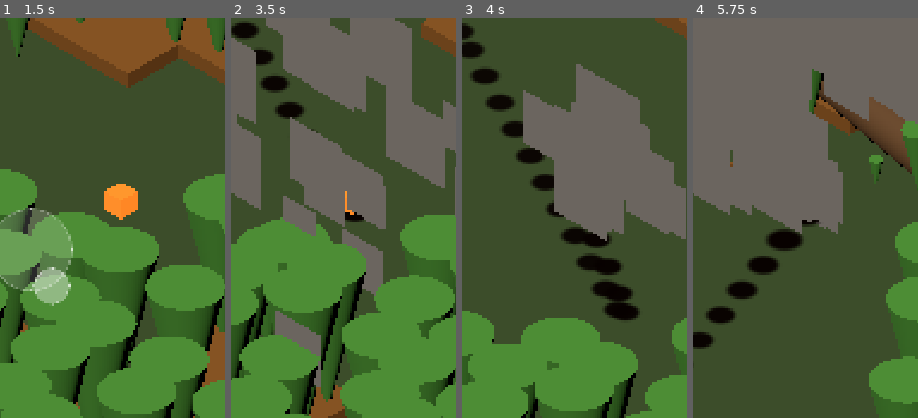
Above: before the commit, frames 1-4 (left to right).
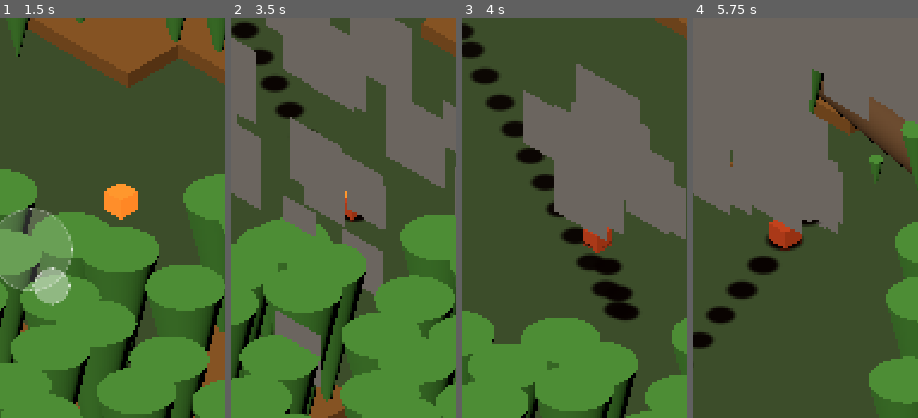
Above: after the commit, the same moments.

Repository: kevindunn766/ai-game-studio
Game: Godot game, scene res://scenes/Main.tscn
Same seed, same stepped clock (60 frames per second), same inputs: the game is played once before the commit and once after it.
Inputs (mouse positions are % of the whole screen's width and height, from its top left):
- Up to frame 1 (1.5 s): move the mouse to (72, 45) at 0.52 s; click (72, 45) at 0.67 s; tap Enter at 1.25 s; drag from (30, 55) to (45, 70) at 1.27 s
- Up to frame 2 (3.5 s): move the mouse to (60, 28) at 2.02 s; click (60, 28) at 2.17 s; drag from (45, 70) to (20, 35) at 2.77 s
- Up to frame 3 (4 s): move the mouse to (80, 65) at 3.52 s; click (80, 65) at 3.67 s
- Up to frame 4 (5.75 s): drag from (20, 35) to (35, 25) at 4.27 s; move the mouse to (55, 50) at 5.02 s; click (55, 50) at 5.17 s
The pictures show only the part of the screen within x 23-73%, y 26-76%; the shares and areas given below are measured in that part.

Frame 1 is identical in both runs. In frame 2, 0.1% of the frame differs, in the area x 50-56%, y 45-51%; in frame 3, 0.5%; in frame 4, 0.7%, in the area x 33-49%, y 50-59%.

Commit message:
Kindling: clean design brief of AI commentary; build Milestone 4 locomotion
kindling-design-brief.md is restored to Kevin's own words only -- all
implementation status/notes now live exclusively in kindling-3d/DESIGN.md.

Milestone 4 (climb/leap/delayed-mass-follow) built: jumping onto a
still-standing Structure Fuel now arcs proportionally to its height
(climbing feel), and a new trailing Body node lags Flame's position via a
sampled history buffer for visible weight/stretch during fast arcs, mirroring
snake-3d's segment-follows-head technique. Headless-verified only, not yet
looked at in-editor.

Diff:
--- a/kindling-3d/scenes/Main.tscn
+++ b/kindling-3d/scenes/Main.tscn
@@ -22,6 +22,12 @@
 emission_enabled = true
 emission = Color(0.95, 0.4, 0.1, 1)
 emission_energy_multiplier = 1.2
+
+[sub_resource type="StandardMaterial3D" id="StandardMaterial3D_body"]
+albedo_color = Color(0.7, 0.22, 0.05, 1)
+emission_enabled = true
+emission = Color(0.7, 0.22, 0.05, 1)
+emission_energy_multiplier = 0.6
 
 [sub_resource type="CylinderMesh" id="CylinderMesh_trunk"]
 top_radius = 0.35
@@ -103,6 +109,13 @@
 mesh = SubResource("BoxMesh_debugcube")
 surface_material_override/0 = SubResource("StandardMaterial3D_debugcube")
 
+[node name="Body" type="Node3D" parent="Flame"]
+
+[node name="BodyMesh" type="MeshInstance3D" parent="Flame/Body"]
+transform = Transform3D(1, 0, 0, 0, 1, 0, 0, 0, 1, 0, 0.01, 0)
+mesh = SubResource("BoxMesh_debugcube")
+surface_material_override/0 = SubResource("StandardMaterial3D_body")
+
 [node name="MovementTrail" type="Node3D" parent="Flame"]
 script = ExtResource("6_trail")
 
--- a/kindling-3d/scripts/flame.gd
+++ b/kindling-3d/scripts/flame.gd
@@ -34,6 +34,25 @@
 @export var jump_fallback_base: float = 0.15
 @export var jump_fallback_growth: float = 1.0
 
+# Climb & leap (Milestone 4): jumping onto a still-standing StructureFuel
+# (shed wall, house, city block) arcs proportionally higher than a flat
+# fuel-to-fuel hop, reading as "crawling up the vertical surface" rather than
+# a uniform bounce, per the brief's Locomotion & Fire Physics section. Always
+# lands back at the target's own (ground-level) position -- a persistent
+# "stay attached to the wall" movement state is a real state machine this
+# grey-box pass doesn't build; see DESIGN.md's Milestone 4 notes.
+@export var climb_height_fraction: float = 0.5
+
+# Delayed mass-follow (Milestone 4): a second visual node trails the flame's
+# actual position by a short time delay, sampled from a recorded position
+# history -- same underlying idea as snake-3d's segment-follows-head, just
+# continuous instead of grid-discrete since Kindling free-roams. Gives the
+# fire body visible weight/stretch during fast repositioning (climb/leap
+# arcs especially), per the brief.
+@export var mass_follow_delay_seconds: float = 0.18
+@export var mass_follow_lerp_speed: float = 10.0
+@export var body_scale_fraction: float = 0.85
+
 # Brief-length invulnerability after a hazard hit so standing inside one
 # wandering hazard's contact radius (or overlapping several at once) doesn't
 # shred Growth Points every single physics tick -- one hit registers, then a
@@ -43,6 +62,8 @@
 @onready var mesh: Node3D = $Mesh
 @onready var ignite_area: Area3D = $IgniteArea
 @onready var ignite_shape: CollisionShape3D = $IgniteArea/IgniteShape
+@onready var body: Node3D = $Body
+@onready var body_mesh: MeshInstance3D = $Body/BodyMesh
 
 # Single source of truth for the flame's growth scale is GrowthController;
 # this is kept in sync via set_scale_factor() (called from grow_tick) so
@@ -59,6 +80,12 @@
 var _last_heading: Vector3 = Vector3.FORWARD
 var _is_jumping: bool = false
 var _jump_tween: Tween
+
+# Oldest-first list of {t: float (seconds, Time.get_ticks_msec()/1000.0),
+# pos: Vector3}. Trimmed to MASS_HISTORY_MAX_SECONDS -- generous enough to
+# always cover mass_follow_delay_seconds even during a slow long jump arc.
+var _position_history: Array[Dictionary] = []
+const MASS_HISTORY_MAX_SECONDS: float = 1.2
 
 # Structure Fuel's health only drains while contact is actively held (see
 # structure_fuel.gd::drain) -- tracked here rather than one-shot ignite()
@@ -107,6 +134,8 @@
 
 
 func _physics_process(delta: float) -> void:
+	_record_position_history()
+	_update_mass_follow(delta)
 	_drain_touching_structures(delta)
 	if _hit_invuln_timer > 0.0:
 		_hit_invuln_timer -= delta
@@ -131,6 +160,40 @@
 	return CameraController.target_size_for_scale(scale_factor) / view_crossing_seconds
 
 
+func _record_position_history() -> void:
+	var now: float = Time.get_ticks_msec() / 1000.0
+	_position_history.append({"t": now, "pos": position})
+	while _position_history.size() > 2 and now - (_position_history[0].t as float) > MASS_HISTORY_MAX_SECONDS:
+		_position_history.pop_front()
+
+
+func _update_mass_follow(delta: float) -> void:
+	if not body:
+		return
+	var now: float = Time.get_ticks_msec() / 1000.0
+	var target: Vector3 = sample_history(_position_history, now - mass_follow_delay_seconds) if not _position_history.is_empty() else position
+	body.global_position = body.global_position.lerp(target, clampf(delta * mass_follow_lerp_speed, 0.0, 1.0))
+
+
+# Pure/testable (no live scene tree needed): linearly interpolates a
+# recorded {t, pos} history buffer to the position Flame was at absolute
+# time `t`. Static so tests/test_flame_locomotion.gd can exercise it
+# directly, same convention as camera_controller.gd's target_size_for_scale.
+static func sample_history(history: Array[Dictionary], t: float) -> Vector3:
+	if history.is_empty():
+		return Vector3.ZERO
+	if t <= (history[0].t as float):
+		return history[0].pos
+	for i in range(history.size() - 1):
+		var a: Dictionary = history[i]
+		var b: Dictionary = history[i + 1]
+		if t >= (a.t as float) and t <= (b.t as float):
+			var span: float = (b.t as float) - (a.t as float)
+			var frac: float = (t - (a.t as float)) / span if span > 0.0001 else 0.0
+			return (a.pos as Vector3).lerp(b.pos as Vector3, frac)
+	return history[-1].pos
+
+
 # Draining happens every physics tick regardless of jump/movement state --
 # you can stand still (or mid-arc through a jump) and still be cooking a
 # Structure Fuel you're overlapping.
@@ -163,8 +226,10 @@
 	var target: Node3D = _find_jump_target(radius, heading)
 	var fallback_distance: float = jump_fallback_base + scale_factor * jump_fallback_growth
 	var target_pos: Vector3 = target.global_position if target else global_position + heading * fallback_distance
+	var target_height: float = (target as StructureFuel).height if target is StructureFuel else 0.0
+	var arc_height: float = climb_arc_height(jump_height, target_height, climb_height_fraction)
 	_is_jumping = true
-	_play_jump_arc(target_pos)
+	_play_jump_arc(target_pos, arc_height)
 
 
 func _find_jump_target(radius: float, heading: Vector3) -> Node3D:
@@ -207,20 +272,30 @@
 	return false
 
 
-func _play_jump_arc(target_pos: Vector3) -> void:
+func _play_jump_arc(target_pos: Vector3, arc_height: float) -> void:
 	var start_pos: Vector3 = global_position
 	if _jump_tween:
 		_jump_tween.kill()
 	_jump_tween = create_tween()
-	_jump_tween.tween_method(_apply_jump_frame.bind(start_pos, target_pos), 0.0, 1.0, jump_duration) \
+	_jump_tween.tween_method(_apply_jump_frame.bind(start_pos, target_pos, arc_height), 0.0, 1.0, jump_duration) \
 		.set_trans(Tween.TRANS_SINE).set_ease(Tween.EASE_OUT)
 	_jump_tween.tween_callback(func() -> void: _is_jumping = false)
 
 
-func _apply_jump_frame(t: float, start_pos: Vector3, target_pos: Vector3) -> void:
+func _apply_jump_frame(t: float, start_pos: Vector3, target_pos: Vector3, arc_height: float) -> void:
 	var flat: Vector3 = start_pos.lerp(target_pos, t)
-	flat.y = start_pos.y + sin(t * PI) * jump_height
+	flat.y = start_pos.y + sin(t * PI) * arc_height
 	global_position = flat
+
+
+# Pure/testable: a flat fuel-to-fuel hop keeps the normal jump_height; a
+# not-yet-burned StructureFuel with real height (shed wall, house, city
+# block) arcs proportionally higher, reading as climbing its vertical
+# surface rather than a uniform bounce.
+static func climb_arc_height(base_jump_height: float, target_height: float, climb_fraction: float) -> float:
+	if target_height <= 0.0:
+		return base_jump_height
+	return base_jump_height + target_height * climb_fraction
 
 
 func set_scale_factor(new_scale: float) -> void:
@@ -237,6 +312,12 @@
 	# at half its current (scaled) height to stay grounded instead of
 	# floating or clipping into the ground as new_scale changes.
 	_scale_tween.tween_property(mesh, "position:y", new_scale * 0.5, mesh_scale_tween_time)
+	if body_mesh:
+		# Trailing "bulk" reads slightly smaller than the leading edge
+		# (body_scale_fraction) so the two visually read as one fire with a
+		# hot tip, not two identical stacked boxes.
+		_scale_tween.tween_property(body_mesh, "scale", Vector3.ONE * new_scale * body_scale_fraction, mesh_scale_tween_time)
+		_scale_tween.tween_property(body_mesh, "position:y", new_scale * 0.5, mesh_scale_tween_time)
 
 
 func _update_ignite_radius() -> void:
--- a/kindling-3d/scripts/prop_manager.gd
+++ b/kindling-3d/scripts/prop_manager.gd
@@ -81,15 +81,18 @@
 # instance instead of a Fuel instance -- see _spawn_prop(). First test object
 # is the cardboard box (Band 3); "structure" is the only field that
 # distinguishes a row here from a Quick Fuel row above.
+# "height" matches each tier's pristine mesh Y size in _build_structure_fuel_visual()
+# below -- used by flame.gd to size the climb arc when jumping onto a
+# not-yet-burned structure (see Milestone 4, "Climb & leap" in DESIGN.md).
 const STRUCTURE_FUEL_TIERS: Array[Dictionary] = [
-	{ "id": "cardboard_box", "cell_size": 3.0, "density": 0.04, "active_scale_range": [0.2, 5.0], "max_health": 10.0, "structure": true },
-	{ "id": "wooden_fence", "cell_size": 4.0, "density": 0.03, "active_scale_range": [0.5, 14.0], "max_health": 18.0, "structure": true },
-	{ "id": "shed", "cell_size": 8.0, "density": 0.015, "active_scale_range": [1.3, 32.0], "max_health": 35.0, "structure": true },
-	{ "id": "car", "cell_size": 7.0, "density": 0.02, "active_scale_range": [1.3, 32.0], "max_health": 28.0, "structure": true },
-	{ "id": "house", "cell_size": 15.0, "density": 0.012, "active_scale_range": [3.0, 70.0], "max_health": 60.0, "structure": true },
-	{ "id": "city_block", "cell_size": 30.0, "density": 0.008, "active_scale_range": [7.0, 170.0], "max_health": 100.0, "structure": true },
-	{ "id": "neighborhood_block", "cell_size": 60.0, "density": 0.006, "active_scale_range": [18.0, 420.0], "max_health": 160.0, "structure": true },
-	{ "id": "district", "cell_size": 120.0, "density": 0.004, "active_scale_range": [44.0, 600.0], "max_health": 260.0, "structure": true },
+	{ "id": "cardboard_box", "cell_size": 3.0, "density": 0.04, "active_scale_range": [0.2, 5.0], "max_health": 10.0, "structure": true, "height": 0.45 },
+	{ "id": "wooden_fence", "cell_size": 4.0, "density": 0.03, "active_scale_range": [0.5, 14.0], "max_health": 18.0, "structure": true, "height": 1.2 },
+	{ "id": "shed", "cell_size": 8.0, "density": 0.015, "active_scale_range": [1.3, 32.0], "max_health": 35.0, "structure": true, "height": 2.0 },
+	{ "id": "car", "cell_size": 7.0, "density": 0.02, "active_scale_range": [1.3, 32.0], "max_health": 28.0, "structure": true, "height": 1.3 },
+	{ "id": "house", "cell_size": 15.0, "density": 0.012, "active_scale_range": [3.0, 70.0], "max_health": 60.0, "structure": true, "height": 5.0 },
+	{ "id": "city_block", "cell_size": 30.0, "density": 0.008, "active_scale_range": [7.0, 170.0], "max_health": 100.0, "structure": true, "height": 8.0 },
+	{ "id": "neighborhood_block", "cell_size": 60.0, "density": 0.006, "active_scale_range": [18.0, 420.0], "max_health": 160.0, "structure": true, "height": 6.0 },
+	{ "id": "district", "cell_size": 120.0, "density": 0.004, "active_scale_range": [44.0, 600.0], "max_health": 260.0, "structure": true, "height": 10.0 },
 ]
 
 # Non-lethal hazards ("shrink, don't always kill" per the brief's Fail State
@@ -321,6 +324,7 @@
 	structure.fuel_tier = tier.id
 	structure.max_health = tier.max_health
 	structure.full_charge_value = tier.max_health  # 1 health point == 1 charge point, M2 simplicity
+	structure.height = tier.get("height", 0.0)
 	structure.cell_key = key
 	structure.position = world_pos
 	structure.fully_burned.connect(_on_structure_fully_burned)
--- a/kindling-3d/scripts/structure_fuel.gd
+++ b/kindling-3d/scripts/structure_fuel.gd
@@ -10,6 +10,12 @@
 @export var full_charge_value: float = 10.0
 @export var drain_rate: float = 4.0  # health per second while flame stays in contact
 @export var burnt_husk_fade_in: float = 0.3
+# Real-world meters, matches the pristine mesh's own Y size (see
+# prop_manager.gd::STRUCTURE_FUEL_TIERS) -- read by flame.gd to size the
+# climb arc when jumping onto this structure. 0.0 for tiers too flat/small
+# to read as "climbable" (left at the default rather than every tier setting
+# it explicitly).
+@export var height: float = 0.0
 
 # Set by PropManager at spawn time so the fully_burned signal's listener can
 # mark the correct streaming cell as permanently burned.
--- /dev/null
+++ b/kindling-3d/tests/test_flame_locomotion.gd
@@ -0,0 +1,74 @@
+extends SceneTree
+
+var _failures: int = 0
+
+
+func _init() -> void:
+	_test_climb_arc_height_flat_target()
+	_test_climb_arc_height_scales_with_structure_height()
+	_test_sample_history_empty()
+	_test_sample_history_before_range_clamps()
+	_test_sample_history_after_range_clamps()
+	_test_sample_history_interpolates()
+
+	if _failures == 0:
+		print("ALL PASS")
+	else:
+		print("%d FAILURE(S)" % _failures)
+	quit(1 if _failures > 0 else 0)
+
+
+func _assert(cond: bool, msg: String) -> void:
+	if not cond:
+		_failures += 1
+		print("FAIL: ", msg)
+
+
+func _test_climb_arc_height_flat_target() -> void:
+	# A Fuel target (or no target at all) has no "height" concept -- the
+	# caller passes 0.0, and the arc should stay at the plain jump_height.
+	var h: float = Flame.climb_arc_height(0.6, 0.0, 0.5)
+	_assert(is_equal_approx(h, 0.6), "flat target should not add any climb bonus, got %f" % h)
+
+
+func _test_climb_arc_height_scales_with_structure_height() -> void:
+	# house height = 5.0m, climb_height_fraction = 0.5 -> +2.5m on top of base
+	var h: float = Flame.climb_arc_height(0.6, 5.0, 0.5)
+	_assert(is_equal_approx(h, 3.1), "climb arc should be base + height*fraction, got %f" % h)
+
+	# taller structure (district, 10.0m) should arc higher than a shorter one (shed, 2.0m)
+	var shed_h: float = Flame.climb_arc_height(0.6, 2.0, 0.5)
+	var district_h: float = Flame.climb_arc_height(0.6, 10.0, 0.5)
+	_assert(district_h > shed_h, "taller structures should produce a taller climb arc")
+
+
+func _test_sample_history_empty() -> void:
+	var v: Vector3 = Flame.sample_history([], 5.0)
+	_assert(v == Vector3.ZERO, "empty history should return a safe zero vector, not crash")
+
+
+func _test_sample_history_before_range_clamps() -> void:
+	var history: Array[Dictionary] = [
+		{"t": 10.0, "pos": Vector3(1, 0, 0)},
+		{"t": 11.0, "pos": Vector3(2, 0, 0)},
+	]
+	var v: Vector3 = Flame.sample_history(history, 5.0)
+	_assert(v == Vector3(1, 0, 0), "sampling before the oldest entry should clamp to it, got %s" % v)
+
+
+func _test_sample_history_after_range_clamps() -> void:
+	var history: Array[Dictionary] = [
+		{"t": 10.0, "pos": Vector3(1, 0, 0)},
+		{"t": 11.0, "pos": Vector3(2, 0, 0)},
+	]
+	var v: Vector3 = Flame.sample_history(history, 999.0)
+	_assert(v == Vector3(2, 0, 0), "sampling past the newest entry should clamp to it, got %s" % v)
+
+
+func _test_sample_history_interpolates() -> void:
+	var history: Array[Dictionary] = [
+		{"t": 10.0, "pos": Vector3(0, 0, 0)},
+		{"t": 12.0, "pos": Vector3(10, 0, 0)},
+	]
+	var v: Vector3 = Flame.sample_history(history, 11.0)
+	_assert(v.is_equal_approx(Vector3(5, 0, 0)), "midpoint sample should linearly interpolate, got %s" % v)
Not shown, added: kindling-3d/tests/test_flame_locomotion.gd.uid
Not shown, changed: kindling-3d/ASSET_REGISTRY.md
Not shown, changed: kindling-3d/DESIGN.md
Not shown, changed: kindling-design-brief.md
